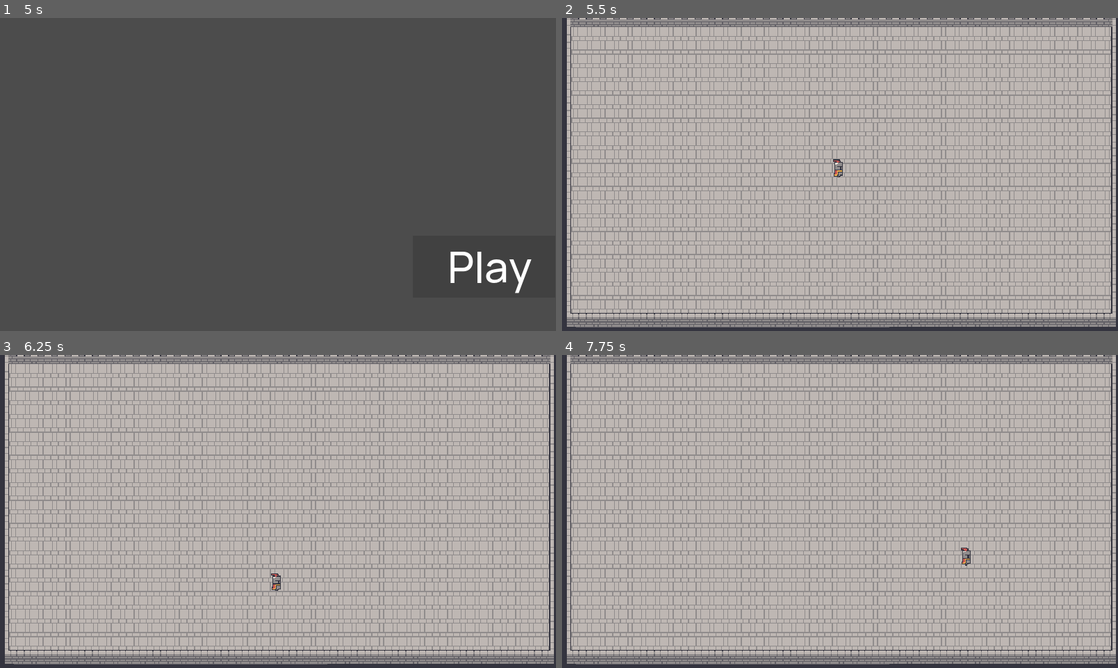
Above: before the commit, frames 1-4 (two rows, left to right).
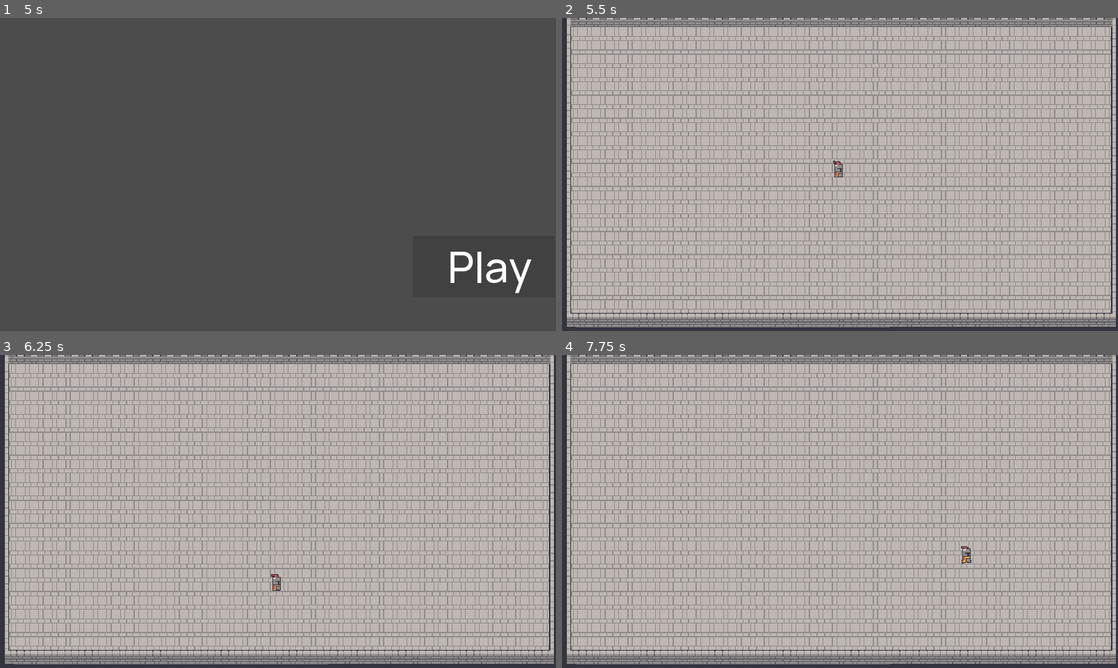
Above: after the commit, the same moments.

Repository: A-Sandwich/Godot-Wild-Jam-44-Fragile
Game: Godot game, scene res://SplashScreen/SplashScreen.tscn
Same seed, same stepped clock (60 frames per second), same inputs: the game is played once before the commit and once after it.
Inputs (mouse positions are in pixels of both pictures, inside the frame that each line leads up to):
- Up to frame 1 (5 s): tap Enter (ui_accept) at 0.5, 0.77, 1.25, 1.52, 2, 2.75, 3.02, 3.77, 4.52 s; hold D (move_right) 0.53-1.28 s; tap Space (attack) every 0.75 s from 0.6 to 4.35 s; hold S (move_down) 1.28-2.03 s; hold D (move_right) 2.03-2.78 s; hold W (move_up) 2.78-3.53 s; hold A (move_left) from 3.53 s (still down)
- Up to frame 2 (5.5 s): release A (move_left) at 5 s; click (1062, 265) at 5 s
- Up to frame 3 (6.25 s): hold S (move_down) from 5.78 s (still down); tap Space (attack) at 5.85 s
- Up to frame 4 (7.75 s): release S (move_down) at 6.53 s; hold D (move_right) 6.53-7.28 s; tap Space (attack) at 6.6, 7.35 s; tap Enter (ui_accept) at 6.77, 7.52 s; hold W (move_up) from 7.28 s (still down)

Frame 1 is identical in both runs. In frame 2, less than 0.1% of the frame differs, in the area x 48-51%, y 45-51%; in frame 3, less than 0.1%; in frame 4, less than 0.1%, in the area x 71-74%, y 61-68%.

Commit message:
animation!

Diff:
--- a/Characters/Player.gd
+++ b/Characters/Player.gd
@@ -32,7 +32,7 @@
 		#shatterSprite.texture = imgTexture
 		#add_child(shatterSprite)
 		#shatterSprite.shatter()
-
+	$AnimatedSprite.animate(direction)
 	move_and_slide(direction * SPEED)
 
 func attack(direction):
--- a/Characters/Player.tscn
+++ b/Characters/Player.tscn
@@ -1,9 +1,10 @@
-[gd_scene load_steps=31 format=2]
+[gd_scene load_steps=32 format=2]
 
 [ext_resource path="res://Assets/Sprites/camelot_ v1.0/lancelot_.png" type="Texture" id=1]
 [ext_resource path="res://Characters/Player.gd" type="Script" id=2]
 [ext_resource path="res://Libs/ShardEmitter.tscn" type="PackedScene" id=3]
 [ext_resource path="res://Weapons/Sword.tscn" type="PackedScene" id=4]
+[ext_resource path="res://Characters/PlayerAnimation.gd" type="Script" id=5]
 
 [sub_resource type="AtlasTexture" id=1]
 atlas = ExtResource( 1 )
@@ -105,7 +106,7 @@
 animations = [ {
 "frames": [ SubResource( 1 ), SubResource( 2 ), SubResource( 3 ), SubResource( 4 ) ],
 "loop": true,
-"name": "default",
+"name": "Idle",
 "speed": 5.0
 }, {
 "frames": [ SubResource( 5 ), SubResource( 6 ), SubResource( 7 ), SubResource( 8 ) ],
@@ -145,8 +146,8 @@
 
 [node name="AnimatedSprite" type="AnimatedSprite" parent="."]
 frames = SubResource( 25 )
-animation = "Run"
-frame = 3
+animation = "Idle"
+script = ExtResource( 5 )
 
 [node name="ShardEmitter" parent="AnimatedSprite" instance=ExtResource( 3 )]
 visible = false
--- /dev/null
+++ b/Characters/PlayerAnimation.gd
@@ -0,0 +1,15 @@
+extends AnimatedSprite
+
+
+func _ready():
+	pass
+
+func animate(direction):
+	if direction.x > 0:
+		flip_h = false
+		play("Run")
+	if direction.x < 0:
+		flip_h = true
+		play("Run")
+	if direction == Vector2.ZERO:
+		play("Idle")
